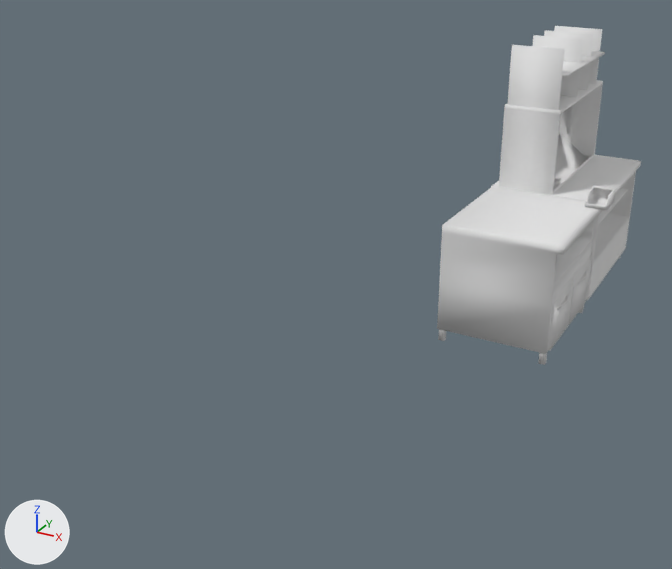
Renders of the FBX model Assets/Models/Restaurant/Models/BurgerAndTrayAreaShelf.fbx from each side of a commit.
The view is the same before and after, from a camera (50 mm lens) standing at (1.75, -11.51, 3.67) and looking at (-1.85, -4.97, 0.4). The axes (+X, +Y, +Z) are drawn at lower left. The lights are the same throughout. Where no turn or scale is listed for an object, it has been applied to the vertices.

Objects in the first picture: 'Shelf_C.001', 'Shelf_C.002'.
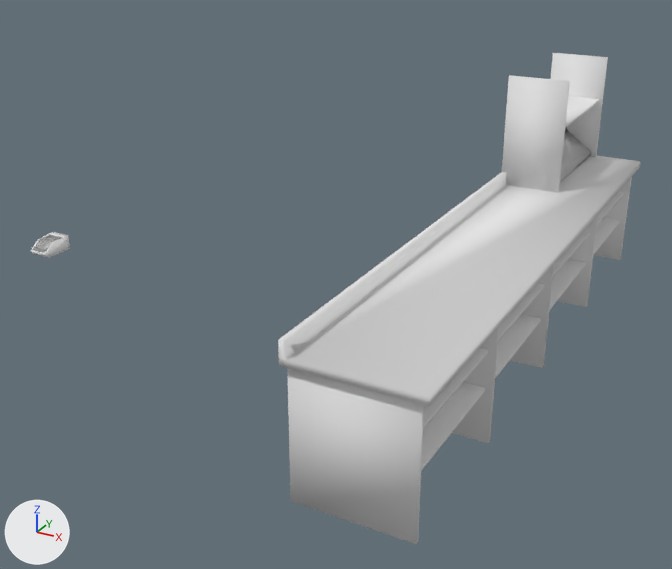
Where the newer file only moved an object's origin or applied its transform, the numbers keep the older frame.

Changed parts and their boxes (x1, y1, x2, y2) in the pictures (672 x 569 px):
'Shelf_fd.001', added
    after: (278, 53, 641, 544)
    faces in mat_shelf_b_001 (white #e7e7e7): (278, 53, 641, 544)
    faces in mat_shelf_fd_002 (white #e7e7e7): (565, 96, 600, 128)
'Shelf_C.001', deleted
    before: (437, 26, 641, 365)
'Shelf_C.002', moved
    before: (585, 185, 616, 210)
    after: (31, 232, 70, 258)
'Shelf_fd.002', added
    after: (560, 129, 592, 182)

What changed in the scene script:
```text
Add mat_shelf_b_001:
    mat_shelf_b_001 = principled_material('Shelf_B.001')
    mat_shelf_b_001.base_color = (0.8, 0.8, 0.8)  # white #e7e7e7
    mat_shelf_b_001.roughness = 1.0
Add me_shelf_fd_013:
    me_shelf_fd_013.from_pydata([(0.243, 0.636, -0.004), (-0.072, 0.636, 0.23), (0.234, -0.649, -0.006), (-0.072, -0.649, 0.227), (0.155, 0.594, -0.159), (-0.198, 0.594, 0.076), (0.154, -0.65, -0.16), (-0.199, -0.65, 0.075), (0.254, 0.647, -0.013), (-0.083, 0.648, 0.235), (0.246, -0.661, -0.013), (-0.083, -0.66, 0.235), (0.158, 0.602, -0.176), (-0.215, 0.602, 0.073), (0.158, -0.659, -0.176), (-0.215, -0.659, 0.073)], [], [(0, 1, 5, 4), (6, 4, 5, 7), (2, 0, 4, 6), (3, 2, 6, 7), (1, 3, 7, 5), (8, 12, 13, 9), (14, 15, 13, 12), (10, 14, 12, 8), (9, 13, 15, 11), (1, 0, 8, 9), (2, 3, 11, 10), (3, 1, 9, 11), (0, 2, 10, 8)])
    me_shelf_fd_013.materials.append(mat_shelf_fd_002)  # white #e7e7e7
Add me_shelf_fd_012:
    me_shelf_fd_012.from_pydata(...)  # 127 vertices, 83 faces; spans x -0.4..0.59, y -2.88..2.49, z -0.74..1.37
    # faces by material slot: [17, 66]
    me_shelf_fd_012.materials.append(mat_shelf_fd_002)  # white #e7e7e7
    me_shelf_fd_012.materials.append(mat_shelf_b_001)  # white #e7e7e7
Change ob_shelf_c_002:
    ob_shelf_c_002.location: (0.168, -4.221, 1.29) -> (-3.829, -6.282, 0.837)
Remove ob_shelf_c_001:
    ob_shelf_c_001 = bpy.data.objects.new('Shelf_C.001', me_shelf_c_005)
    ob_shelf_c_001.location = (-0.535, -2.997, 0.782)
Add ob_shelf_fd_002:
    ob_shelf_fd_002 = bpy.data.objects.new('Shelf_fd.002', me_shelf_fd_013)
    ob_shelf_fd_002.location = (-0.706, -2.66, 1.055)
Add ob_shelf_fd_001:
    ob_shelf_fd_001 = bpy.data.objects.new('Shelf_fd.001', me_shelf_fd_012)
    ob_shelf_fd_001.location = (-0.561, -4.425, 0.651)
```
